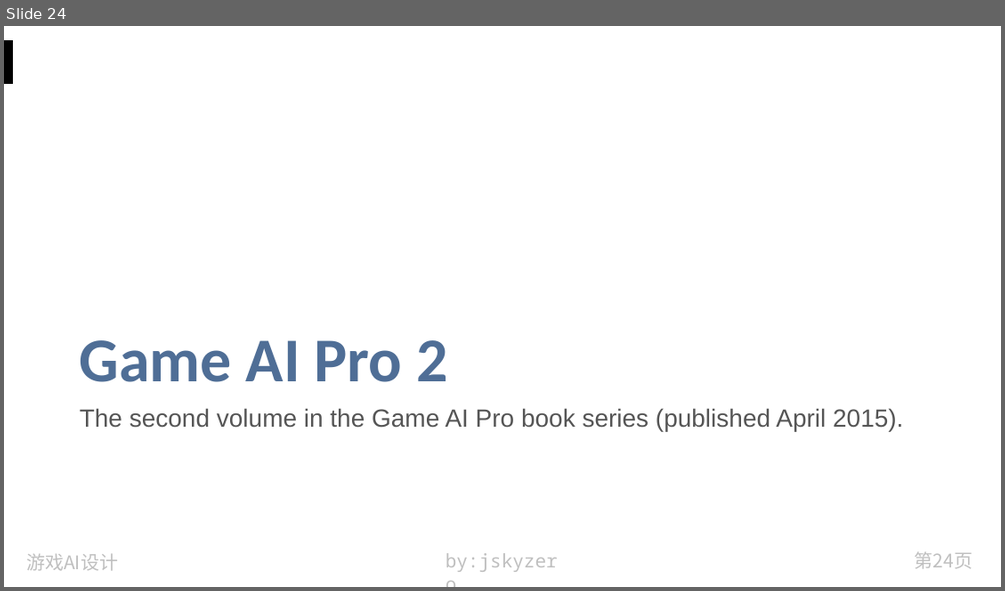
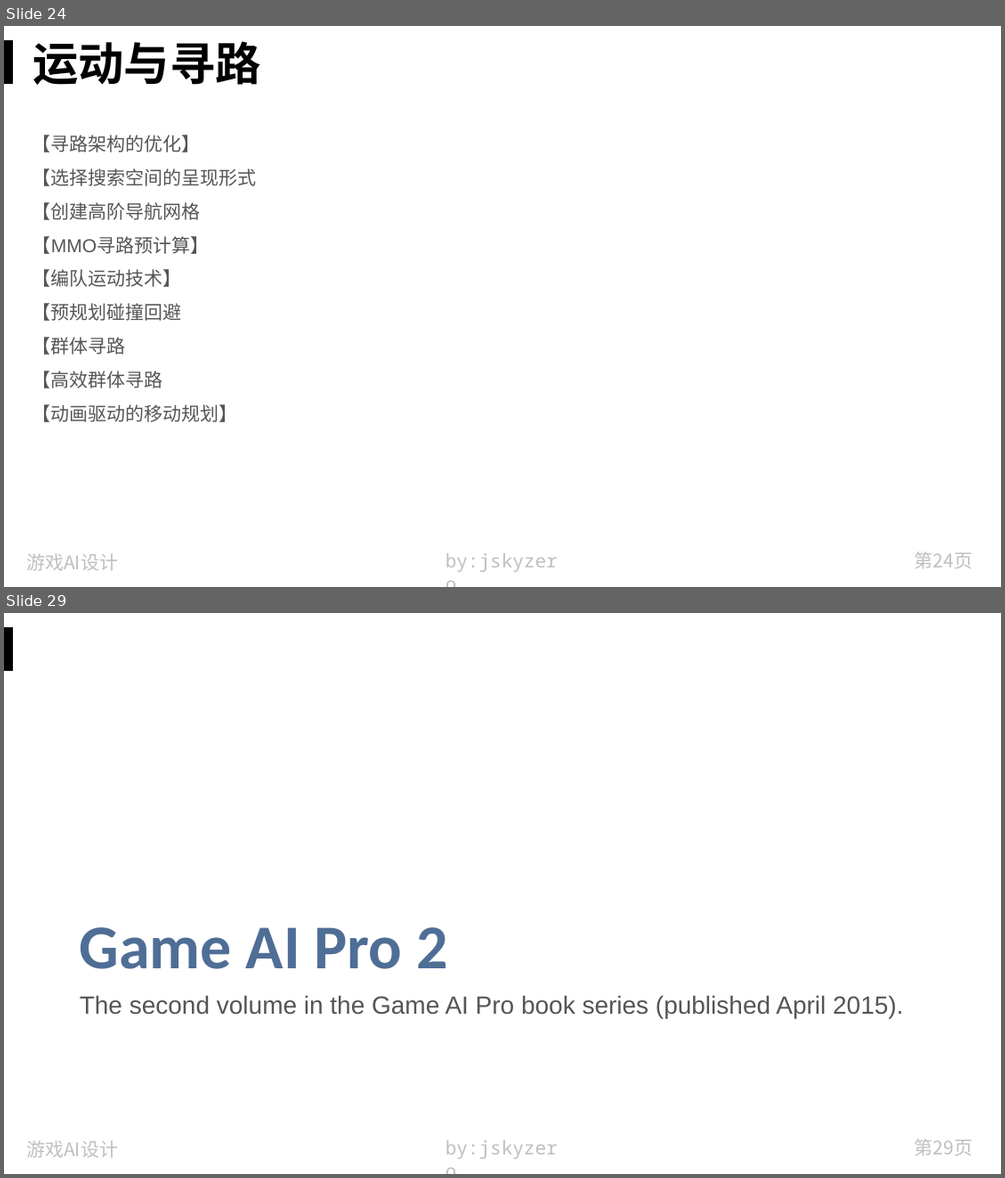
Before and after one commit to jskyzero/design.jskyzero.com, a slide deck: assets/img/skill/GameAIPro/Game AI Pro.pptx. Shown one above the other, each under a label of ours: slide 24 before the commit, slides 24 and 29 after it; the slides between them are not shown. The pictures are 1005x591 and 1005x1178 pixels, drawn with LibreOffice and Linux fonts; fonts in the diff are those of the drawing. Boxes give left, top, right and bottom in pixels: in the first picture for what was removed or moved away, otherwise in the second. Text is boxed around its words. In the diff, an @@ line names an element or a change of style, - is before the commit and + after.

```diff
--- a/assets/img/skill/GameAIPro/Game AI Pro.pptx
+++ b/assets/img/skill/GameAIPro/Game AI Pro.pptx
@@ slide 24 added at (4, 26, 1001, 587), background #FFFFFF; not listed: 4 template elements that a slide beside it also shows @@
@@ title added at (32, 41, 261, 85), 44 pt, text #000000, bold @@
+运动与寻路
@@ text added at (32, 135, 257, 422), 18 pt, text #555555 @@
+【寻路架构的优化】
+【选择搜索空间的呈现形式
+【创建高阶导航网格
+【MMO寻路预计算】
+【编队运动技术】
+【预规划碰撞回避
+【群体寻路
+【高效群体寻路
+【动画驱动的移动规划】
@@ what was slide 24 is now slide 29 @@
@@ page number at (914, 1139, 972, 1156): text changed @@
-第24页
+第29页
```
Also in this commit, not shown: 4 slides changed, 6 other slides added, 1 slide removed, 16 other files.
